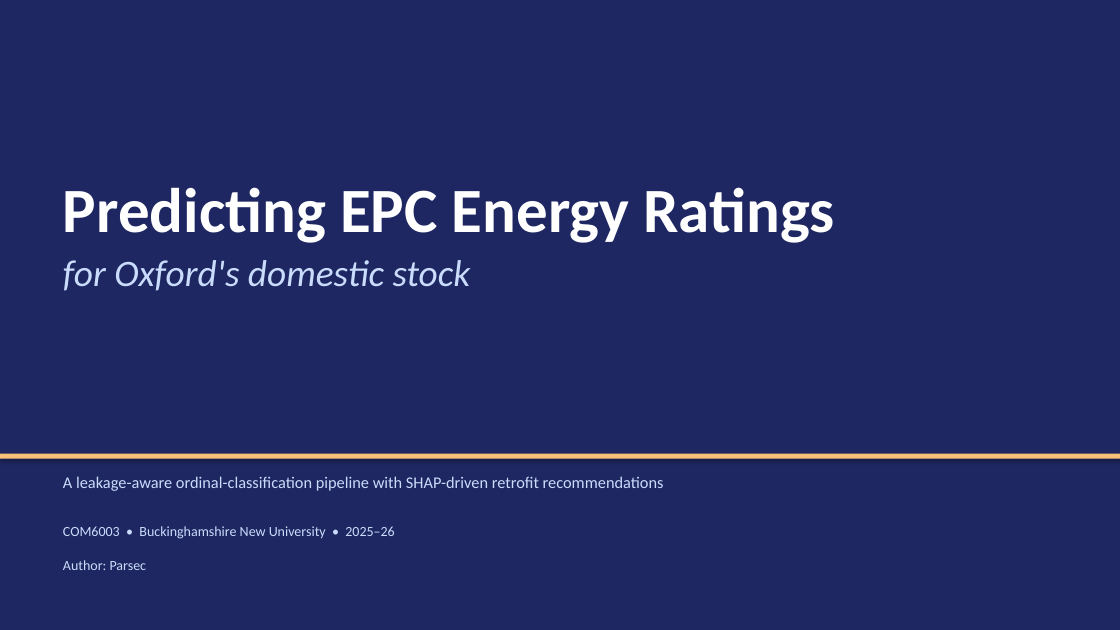
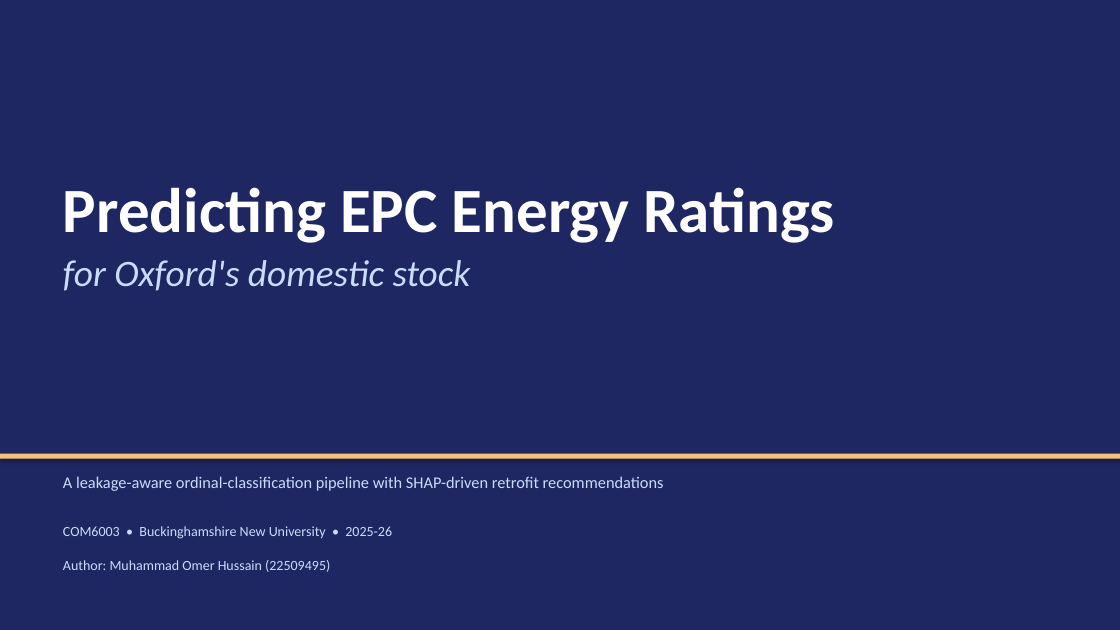
Before and after one commit to parsecsion/oxford-epc, a slide deck: slide 1 of presentation/COM6003_Oxford_Presentation.pptx. Drawn at 1120x630 pixels with LibreOffice and Linux fonts; fonts in the diff are those of the drawing. Boxes give left, top, right and bottom in pixels: in the first picture for what was removed or moved away, otherwise in the second. Text is boxed around its words. In the diff, an @@ line names an element or a change of style, - is before the commit and + after.

```diff
--- a/presentation/COM6003_Oxford_Presentation.pptx
+++ b/presentation/COM6003_Oxford_Presentation.pptx
@@ text at <box>63,526,392,539</box>: text changed @@
-COM6003 • Buckinghamshire New University • 2025–26
+COM6003 • Buckinghamshire New University • 2025-26
@@ text at <box>63,560,330,572</box>: text changed @@
-Author: Parsec
+Author: Muhammad Omer Hussain (22509495)
```
Also in this commit, not shown: 11 other slides changed, 2 slides added, 4 other files.
